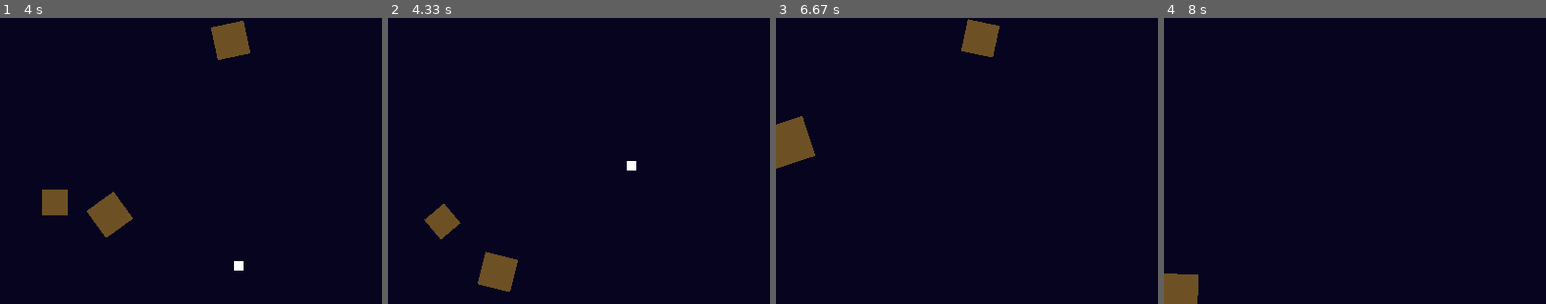
Above: before the commit, frames 1-4 (left to right).
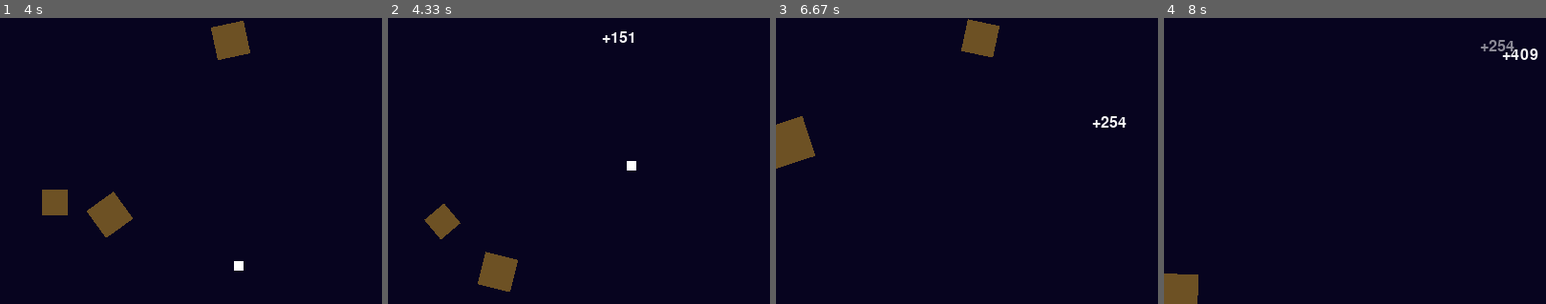
Above: after the commit, the same moments.

Repository: gnikkoch96/pygame-projects
Game: pygame game, started from test_game/shootemup_game/main.py
Two runs of this game, one before a commit and one after it. Both use one fixed random seed, a clock stepped at 60 frames per second and the inputs below.
Inputs:
- Up to frame 1 (4 s): tap Space at 0.33, 0.73, 1.03, 1.23, 1.53, 1.73, 2.03, 2.3, 2.6, 2.73, 3.03, 3.4, 3.7, 3.9 s; hold Right 0.67-1.13 s; hold Right 1.17-1.63 s; hold Left 1.67-2.2 s; hold Left 2.23-2.63 s; hold Right 2.67-3.3 s; hold Left 3.33-3.8 s; hold Right from 3.83 s (still down)
- Up to frame 2 (4.33 s): tap Space at 4.2 s; release Right at 4.3 s
- Up to frame 3 (6.67 s): hold Right 4.33-4.8 s; tap Space at 4.4, 4.7, 4.9, 5.2, 5.47, 5.77, 5.9, 6.2, 6.57 s; hold Left 4.83-5.37 s; hold Left 5.4-5.8 s; hold Right 5.83-6.47 s; hold Left from 6.5 s (still down)
- Up to frame 4 (8 s): tap Space at 6.87, 7.07, 7.37, 7.57, 7.87 s; release Left at 6.97 s; hold Right 7-7.47 s; hold Right 7.5-7.97 s
The pictures show only the part of the screen within x 26-76%, y 0-50%; the shares and areas given below are measured in that part.

Frame 1 is identical in both runs. In frame 2, 0.1% of the frame differs, in the area x 56-65%, y 4-9%; in frame 3, 0.2%; in frame 4, 0.4%, in the area x 82-98%, y 7-15%.

Commit message:
feat: text animations showing how much points is earned when destroying a meteor

Diff:
--- a/test_game/shootemup_game/main.py
+++ b/test_game/shootemup_game/main.py
@@ -1,5 +1,6 @@
 import pygame
 import random
+from typing import List, Dict, Union
 from config import SCREEN_WIDTH, SCREEN_HEIGHT, BACKGROUND_COLOR, FPS, TIME_LIMIT
 from entities.player import Player
 from entities.enemy import Enemy
@@ -25,11 +26,13 @@
 hud_font: pygame.font.SysFont = pygame.font.SysFont(None, 48)
 button_font: pygame.font.SysFont = pygame.font.SysFont(None, 24)
 
+# list of {'text': str, 'x': int, 'y': int, 'alpha': int, 'timer': int}
+text_animations: List[Dict[str, Union[str, int]]] = []
+
 # game objs
 bullet_pool: BulletPool = BulletPool()
 player = Player(SCREEN_WIDTH // 2 - 25, SCREEN_HEIGHT - 75, bullet_pool)
 enemy = Enemy(100, 100, 1, [(0, 0), (SCREEN_HEIGHT + 100)])
-
 meteor_pool: MeteorPool = MeteorPool()
 
 def update_time():
@@ -75,6 +78,16 @@
 
                 # update score
                 score += max(1, int(meteor_pool.meteor_max_size / meteor.width * 100))
+
+                # add animation earned
+                text_animations.append({
+                    'text': f"+{score}",
+                    'x': meteor.x,
+                    'y': meteor.y,
+                    'alpha': 255,
+                    'text_color': "#ffffff",
+                    'timer': 180 # 3 seconds at 60FPS
+                })
 
 
 def show_game_over_dialog():
@@ -163,6 +176,16 @@
     keys = pygame.key.get_pressed()
     player.handle_input(keys)
 
+def update_text_animations():
+    # update animations
+    for anim in text_animations[:]:
+        anim['timer'] -= 1
+        anim['alpha'] = max(0, int(255 * (anim['timer'] / 180)))
+        anim['y'] -= 1
+
+        if anim['timer'] <= 0:
+            text_animations.remove(anim)
+
 def update():
     update_time()
     player.update()
@@ -170,6 +193,7 @@
     meteor_pool.update_all()
     bullet_pool.update_all()
     check_collisions()
+    update_text_animations()
 
 def render_hud():
     score_label = hud_font.render(f"Score: {score}", True, pygame.Color('#ffffff'))
@@ -177,6 +201,12 @@
 
     timer_label = hud_font.render(f"Time: {remaining_time // 1000}s", True, pygame.Color("#ffffff"))
     screen.blit(timer_label, (SCREEN_WIDTH - 155, 0))
+
+def render_text_animations():
+    for anim in text_animations:
+        text_surf = button_font.render(anim['text'], True, pygame.Color(anim['text_color']))
+        text_surf.set_alpha(anim['alpha'])
+        screen.blit(text_surf, (anim['x'], anim['y']))
 
 def render():
     screen.fill(BACKGROUND_COLOR)
@@ -184,6 +214,7 @@
     meteor_pool.render_all(screen)
     bullet_pool.render_all(screen)
     render_hud()
+    render_text_animations()
 
     pygame.display.flip()
 
